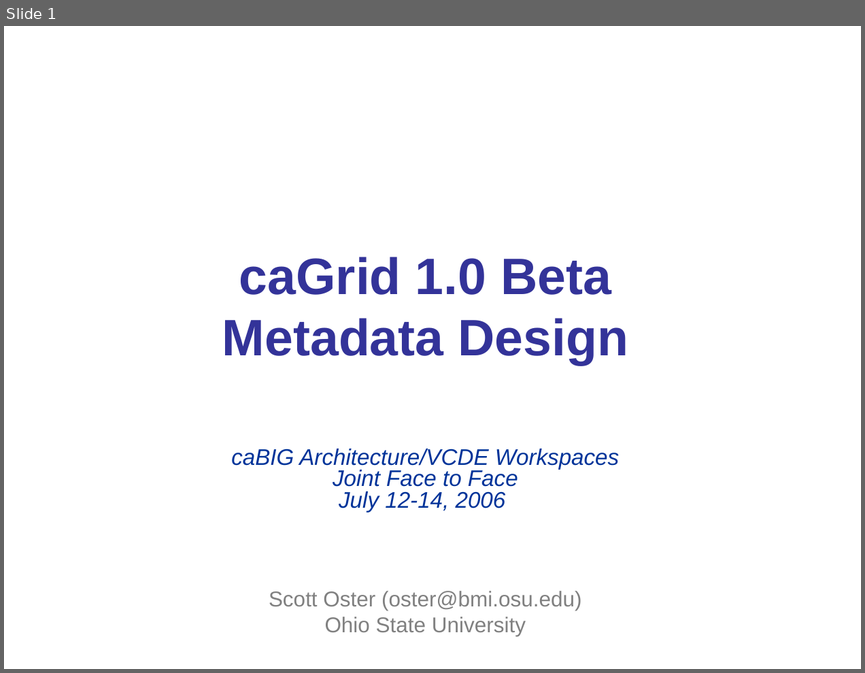
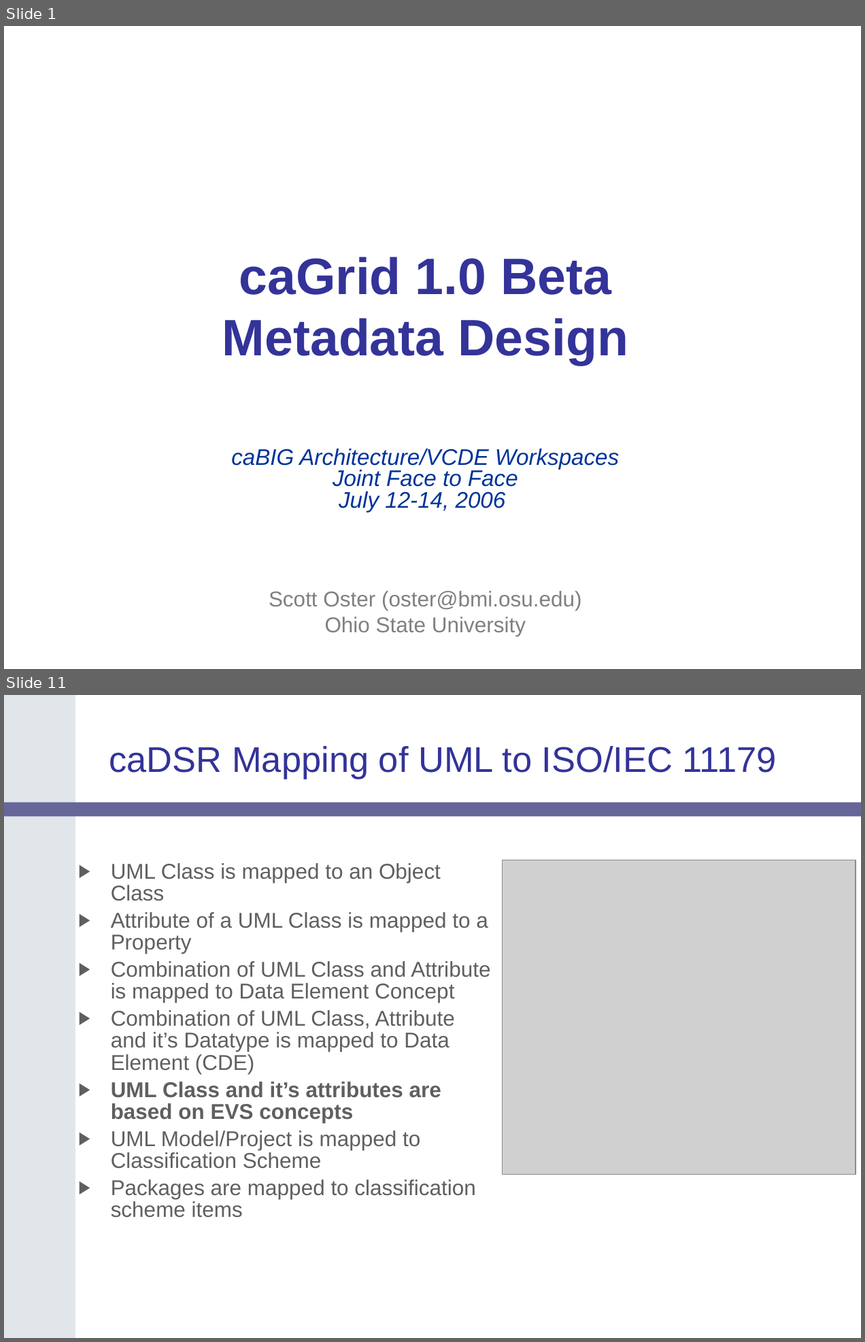
Before and after one commit to NCIP/cagrid-portal, a slide deck: cagrid-1-0/Documentation/presentations/200607_VCDE_ARCH/caGrid-1.0_Beta_Metadata.ppt. Shown one above the other, each under a label of ours: slide 1 before the commit, slides 1 and 11 after it; the slides between them are not shown. The pictures are 865x673 and 865x1342 pixels, drawn with LibreOffice and Linux fonts; fonts in the diff are those of the drawing; grey boxes stand for pictures; background and template pictures are left out. Boxes give left, top, right and bottom in pixels: in the first picture for what was removed or moved away, otherwise in the second. Text is boxed around its words. In the diff, an @@ line names an element or a change of style, - is before the commit and + after.

```diff
--- a/cagrid-1-0/Documentation/presentations/200607_VCDE_ARCH/caGrid-1.0_Beta_Metadata.ppt
+++ b/cagrid-1-0/Documentation/presentations/200607_VCDE_ARCH/caGrid-1.0_Beta_Metadata.ppt
@@ slide 11 added at bbox=[4, 695, 861, 1338], background #FFFFFF @@
@@ freeform shape added at bbox=[4, 695, 75, 1338], fill #E1E6EB @@
@@ title added at bbox=[109, 746, 776, 779], 30 pt, text #333399 @@
+caDSR Mapping of UML to ISO/IEC 11179
@@ rounded rectangle added at bbox=[4, 802, 861, 817], fill #666699 @@
@@ text added at bbox=[111, 863, 490, 1217], 18 pt, text #5F5F5F @@
+▶ UML Class is mapped to an Object Class
+▶ Attribute of a UML Class is mapped to a Property
+▶ Combination of UML Class and Attribute is mapped to Data Element Concept
+▶ Combination of UML Class, Attribute and it’s Datatype is mapped to Data Element (CDE)
+▶ UML Class and it’s attributes are based on EVS concepts
+▶ UML Model/Project is mapped to Classification Scheme
+▶ Packages are mapped to classification scheme items
@@ picture added at bbox=[502, 860, 855, 1175] @@
```
Also in this commit, not shown: 41 other slides added, 1 slide removed.
